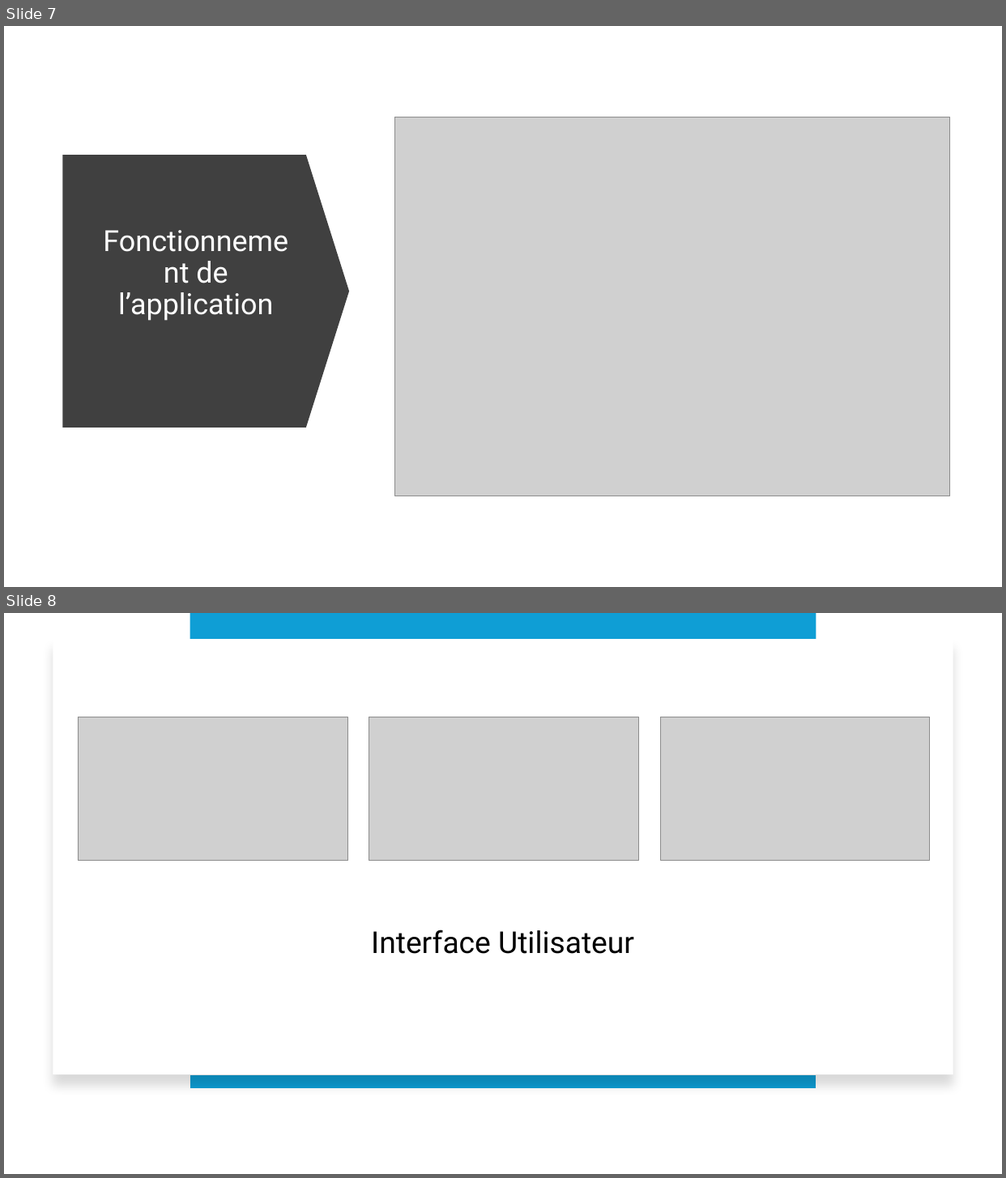
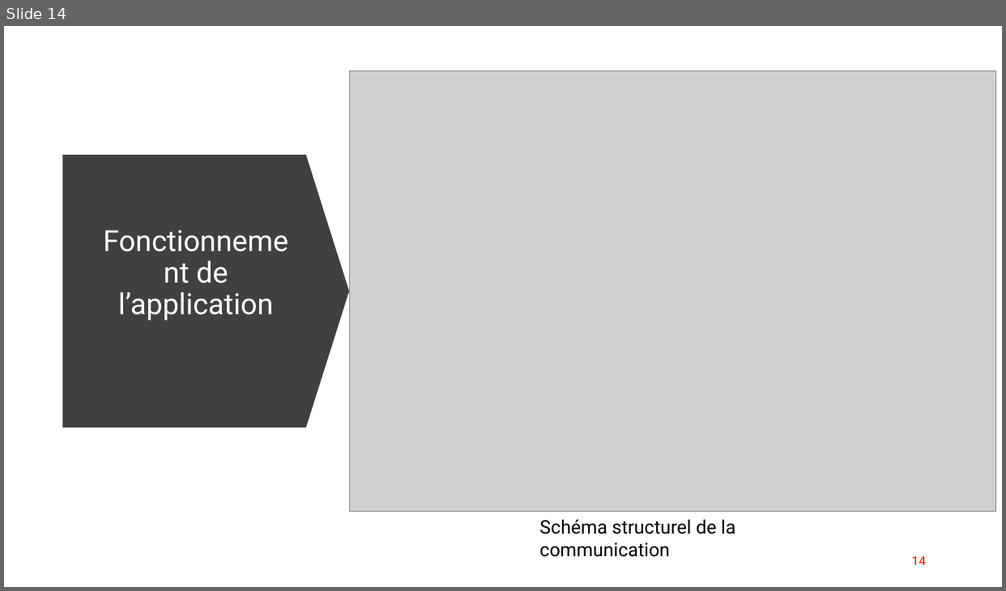
Before and after one commit to Eliott-07/Centrale-PV-Securisee-2026, a slide deck: docs/Présentation_Projet_SMACP.pptx. Shown one above the other, each under a label of ours: slides 7 and 8 before the commit, slide 14 after it. The pictures are 1006x1178 and 1006x591 pixels, drawn with LibreOffice and Linux fonts; fonts in the diff are those of the drawing; grey boxes stand for pictures. Boxes give left, top, right and bottom in pixels: in the first picture for what was removed or moved away, otherwise in the second. Text is boxed around its words. In the diff, an @@ line names an element or a change of style, - is before the commit and + after.

```diff
--- a/docs/Présentation_Projet_SMACP.pptx
+++ b/docs/Présentation_Projet_SMACP.pptx
@@ slide 8 removed at <box>4,613,1002,1174</box>, background #FFFFFF @@
@@ rectangle removed at <box>189,613,816,1066</box> @@
@@ rectangle removed at <box>53,639,953,1075</box> @@
@@ picture removed at <box>78,717,347,861</box> @@
@@ picture removed at <box>368,717,638,861</box> @@
@@ picture removed at <box>661,717,930,861</box> @@
@@ title removed at <box>371,930,634,954</box> @@
-Interface Utilisateur
@@ line removed from (816, 1082) to (189, 1082) @@
@@ what was slide 7 is now slide 14 @@
@@ slide 14 changed as well @@
@@ picture: place and size @@
-picture at <box>394,118,950,496</box>
+picture at <box>349,71,996,513</box>
@@ text added at <box>539,519,735,557</box>, 18 pt, text #000000 @@
+Schéma structurel de la communication
@@ page number added at <box>912,557,926,565</box>, 12 pt, text #FF0000 @@
+14
```
Also in this commit, not shown: 6 other slides changed, 21 slides added, 2 other slides removed, 2 other files.
